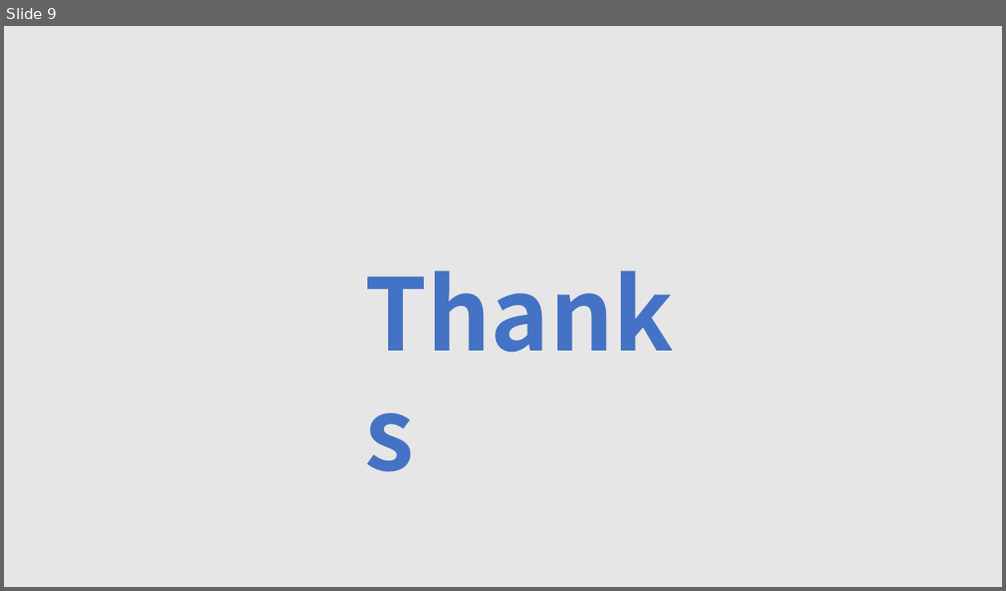
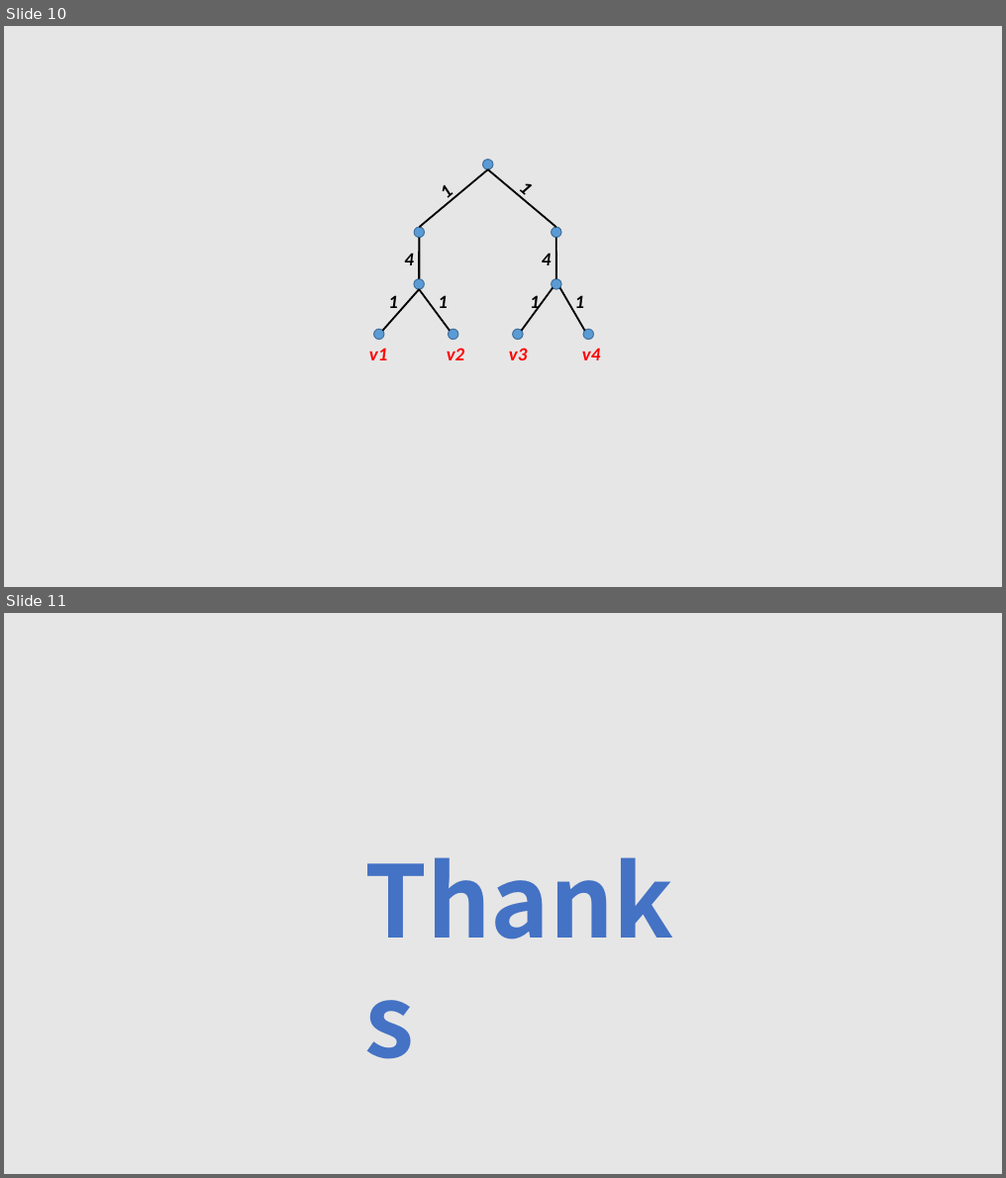
Before and after one commit to tianzhuwei/PPT, a slide deck: Efficient and Progressive GST Search.pptx. Shown one above the other, each under a label of ours: slide 9 before the commit, slides 10 and 11 after it. The pictures are 1006x591 and 1006x1178 pixels, drawn with LibreOffice and Linux fonts; fonts in the diff are those of the drawing. Boxes give left, top, right and bottom in pixels: in the first picture for what was removed or moved away, otherwise in the second. Text is boxed around its words. In the diff, an @@ line names an element or a change of style, - is before the commit and + after.

```diff
--- a/Efficient and Progressive GST Search.pptx
+++ b/Efficient and Progressive GST Search.pptx
@@ slide 10 added at <box>4,26,1002,587</box>, background #E7E6E6 @@
@@ line added from (488, 170) to (420, 227), #000000 1.75 pt @@
@@ ellipse added at <box>483,160,494,170</box>, fill #5B9BD5, outline #43739E 1 pt @@
@@ line added from (488, 170) to (556, 227), #000000 1.75 pt @@
@@ text added at <box>447,188,453,204</box>, 18 pt, text #000000, bold, italic @@
+1
@@ text added at <box>518,189,525,194</box>, 18 pt, text #000000, bold, italic @@
+1
@@ ellipse added at <box>414,227,425,238</box>, fill #5B9BD5, outline #43739E 1 pt @@
@@ ellipse added at <box>551,227,561,238</box>, fill #5B9BD5, outline #43739E 1 pt @@
@@ text added at <box>404,253,414,266</box>, 18 pt, text #000000, bold, italic @@
+4
@@ line added from (420, 238) to (420, 279), #000000 2 pt @@
@@ text added at <box>542,253,551,266</box>, 18 pt, text #000000, bold, italic @@
+4
@@ line added from (556, 238) to (556, 279), #000000 1.75 pt @@
@@ line added from (420, 289) to (383, 331), #000000 1.75 pt @@
@@ ellipse added at <box>414,279,425,289</box>, fill #5B9BD5, outline #43739E 1 pt @@
@@ line added from (420, 289) to (450, 331), #000000 1.75 pt @@
@@ line added from (552, 288) to (522, 331), #000000 1.75 pt @@
@@ ellipse added at <box>551,279,561,289</box>, fill #5B9BD5, outline #43739E 1 pt @@
@@ line added from (560, 288) to (585, 331), #000000 1.75 pt @@
@@ text added at <box>388,295,398,314</box>, 18 pt, text #000000, bold, italic @@
+1
@@ text added at <box>438,295,448,314</box>, 18 pt, text #000000, bold, italic @@
+1
@@ text added at <box>530,295,540,314</box>, 18 pt, text #000000, bold, italic @@
+1
@@ text added at <box>575,295,585,314</box>, 18 pt, text #000000, bold, italic @@
+1
@@ text added at <box>369,348,387,361</box>, 18 pt, text #FF0000, bold, italic @@
+v1
@@ ellipse added at <box>374,329,384,340</box>, fill #5B9BD5, outline #43739E 1 pt @@
@@ text added at <box>447,348,464,361</box>, 18 pt, text #FF0000, bold, italic @@
+v2
@@ ellipse added at <box>448,329,458,340</box>, fill #5B9BD5, outline #43739E 1 pt @@
@@ text added at <box>509,348,527,361</box>, 18 pt, text #FF0000, bold, italic @@
+v3
@@ ellipse added at <box>512,329,523,340</box>, fill #5B9BD5, outline #43739E 1 pt @@
@@ text added at <box>582,348,600,361</box>, 18 pt, text #FF0000, bold, italic @@
+v4
@@ ellipse added at <box>583,329,594,340</box>, fill #5B9BD5, outline #43739E 1 pt @@
@@ what was slide 9 is now slide 11 @@
```
Also in this commit, not shown: 4 slides changed, 2 other slides added, 1 slide removed.
